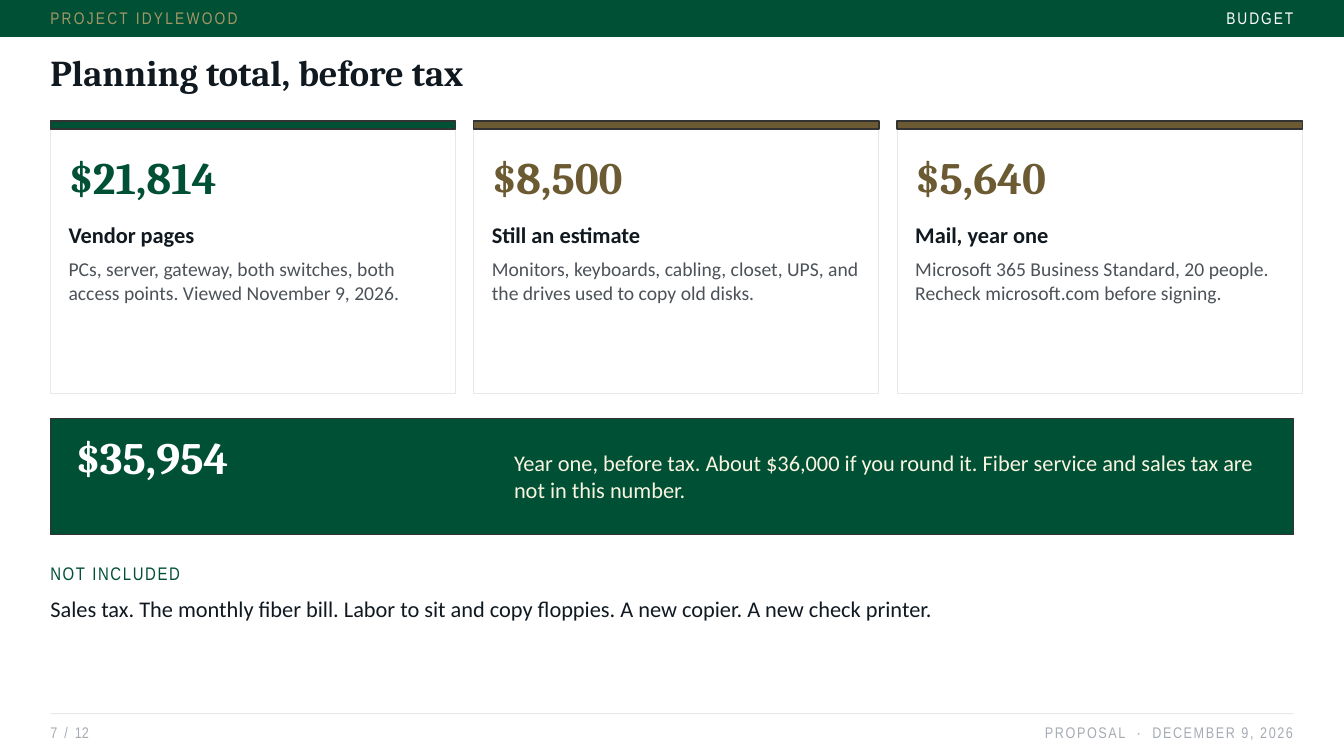
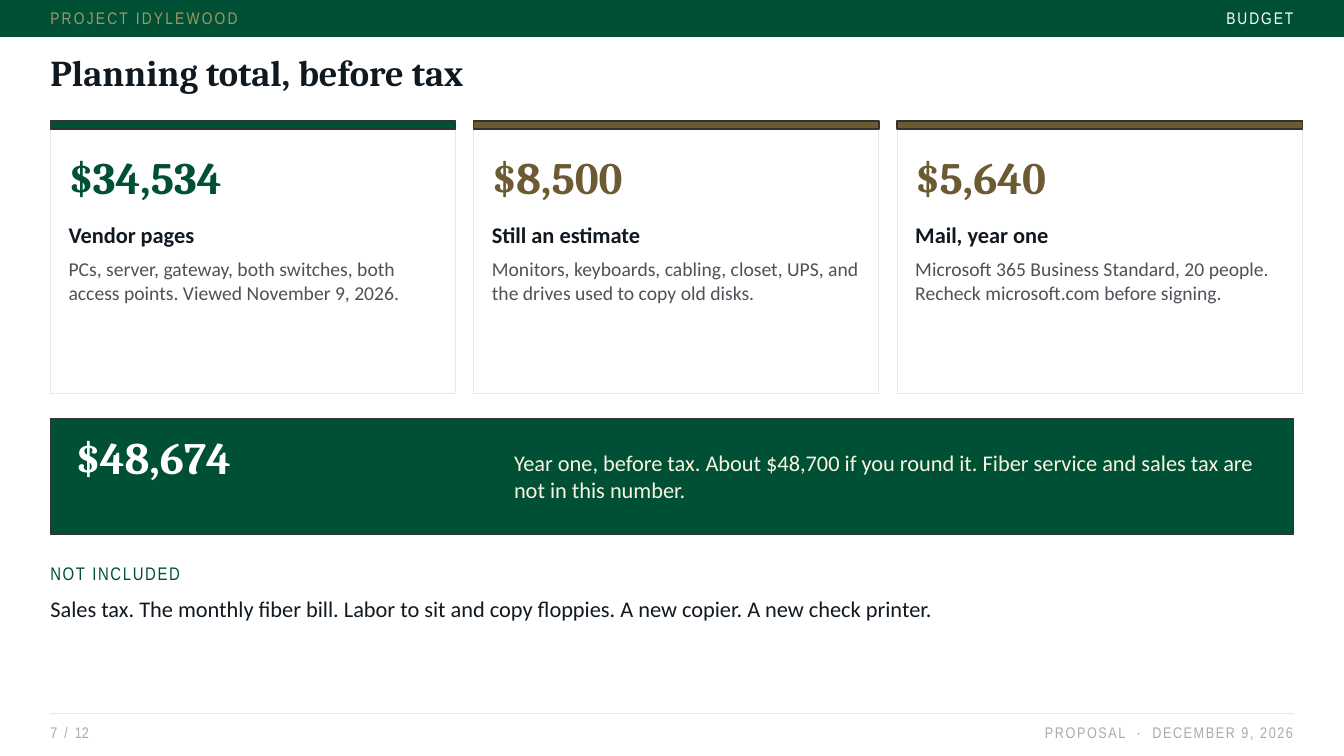
Before and after one commit to jxstjoeii/project-idylewood, a slide deck: slide 7 of slides/Project-Idylewood-Proposal.pptx. Drawn at 1344x756 pixels with LibreOffice and Linux fonts; fonts in the diff are those of the drawing. Boxes give left, top, right and bottom in pixels: in the first picture for what was removed or moved away, otherwise in the second. Text is boxed around its words. In the diff, an @@ line names an element or a change of style, - is before the commit and + after.

```diff
--- a/slides/Project-Idylewood-Proposal.pptx
+++ b/slides/Project-Idylewood-Proposal.pptx
@@ text at [69,160,222,200]: text changed @@
-$21,814
+$34,534
@@ text at [76,440,231,480]: text changed @@
-$35,954
+$48,674
@@ text at [514,455,1252,498]: text changed @@
-Year one, before tax. About $36,000 if you round it. Fiber service and sales tax are not in this number.
+Year one, before tax. About $48,700 if you round it. Fiber service and sales tax are not in this number.
```
Also in this commit, not shown: 5 other slides changed, 5 other files.
